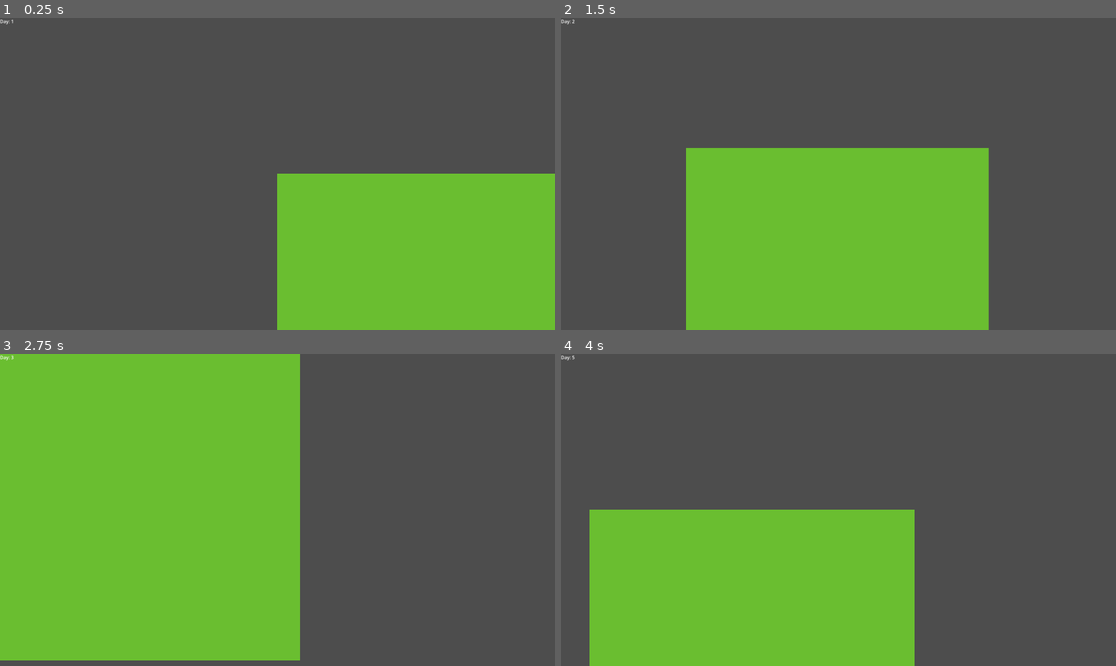
Above: before the commit, frames 1-4 (two rows, left to right).
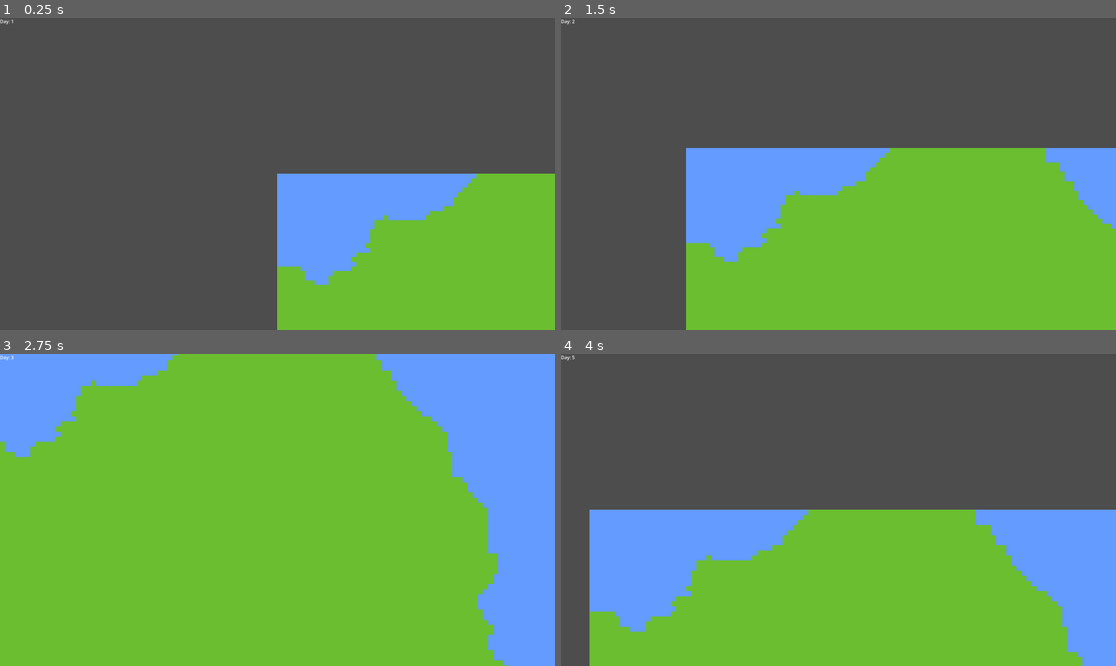
Above: after the commit, the same moments.

Repository: PowerThePowerfullest64/UntitledMapGame
Game: Godot game, scene res://main.tscn
The game is run twice, just before and just after one commit, with the same random seed, the same clock (stepped at 60 frames per second) and the same inputs.
Inputs (mouse positions are in pixels of both pictures, inside the frame that each line leads up to):
- Up to frame 1 (0.25 s): no input
- Up to frame 2 (1.5 s): tap Enter at 0.5 s; move the mouse to (960, 158) at 0.52 s; hold D (move_right) 0.53-1.28 s; tap Mouse wheel up (zoom_in) at 0.6 s; move the mouse to (727, 189) at 1.27 s; hold S (move_down) from 1.28 s (still down); tap Mouse wheel down (zoom_out) at 1.35 s
- Up to frame 3 (2.75 s): move the mouse to (333, 441) at 2.02 s; release S (move_down) at 2.03 s; hold D (move_right) from 2.03 s (still down); tap Mouse wheel up (zoom_in) at 2.1 s
- Up to frame 4 (4 s): move the mouse to (810, 572) at 2.77 s; release D (move_right) at 2.78 s; hold W (move_up) 2.78-3.53 s; tap Mouse wheel down (zoom_out) at 2.85 s; move the mouse to (1005, 556) at 3.52 s; hold A (move_left) from 3.53 s (still down); tap Mouse wheel up (zoom_in) at 3.6 s

The runs differ from the first frame. In frame 1, 7.4% of the frame differs, in the area x 49-86%, y 49-86%; in frame 2, 21%; in frame 3, 52%, in the area x 0-100%, y 0-100%; in frame 4, 27%.

Commit message:
Added Chunked Loading for Cells and Switched Cells from Being a Class to Arrays

Diff:
--- a/cell.gd
+++ /dev/null
@@ -1,10 +0,0 @@
-class_name Cell extends Object
-
-var id: int
-var population: float = 100.0
-
-func _init(_id: int) -> void:
-	id = _id
-
-func update() -> void:
-	population += population * 0.005 # grow pop
--- a/map_manager.gd
+++ b/map_manager.gd
@@ -1,39 +1,75 @@
 extends Node
 
-var cells: Array[Cell] = []
+var population: PackedFloat32Array
 
-const width: int = 64
-const height: int = 64
+const width: int = 512
+const height: int = 512
 
 var cell_count: int # how many cells exist
 
 var tilemaplayer: TileMapLayer
 
+var updating_cells: bool = false
+var cell_index: int = 0
+var cell_updates_per_frame: int = 0
+
+var noise: FastNoiseLite = FastNoiseLite.new()
+
 func initialize() -> void:
+
 	cell_count = width * height
 
 	tilemaplayer = get_node("/root/main/TileMapLayer")
 
+	population = PackedFloat32Array()
+
+	population.resize(cell_count)
+
+	noise.seed = randi_range(0, pow(2, 31)-1)
+	noise.frequency = 0.005
+	noise.fractal_octaves = 24
+
 	for i in range(cell_count):
-		cells.append(Cell.new(i))
+		population[i] = 100.0
 
 		var x: int = i % width
-		var y: int = int(float(i) / float(width)) # changed it to remove the warning :(
+		var y: int = i / width
 
 		var pos_2d: Vector2i = Vector2i(x, y)
+		var value: float = (noise.get_noise_2d(x, y) + 1.0) * 0.5
+		var atlas: Vector2i = Vector2i.ZERO if value < 0.45 else Vector2i(1, 0)
 
-		tilemaplayer.set_cell(pos_2d, 0, Vector2i.ZERO)
+		tilemaplayer.set_cell(pos_2d, 0, atlas)
 
 	TimeManager.day_passed.connect(tick)
 
 
-func update_cells() -> void:
-	for i in range(cell_count):
-		cells[i].update()
-
 func _ready() -> void:
 	initialize()
 
+func _process(_delta: float) -> void:
+	if not updating_cells: return
+
+	if cell_index >= cell_count:
+		updating_cells = false
+		print("Finished Updating Cells")
+		return
+
+	var cells_left: int = cell_count - cell_index
+
+	var count: int = min(cell_updates_per_frame, cells_left)
+	var end_index: int = cell_index + count
+
+	for i in range(cell_index, end_index):
+		population[i] *= 1.005
+
+	cell_index += end_index
+
 func tick(_day: int) -> void:
-	update_cells()
-	print("Updated Cells!")
+	updating_cells = true
+	cell_index = 0
+
+	var frames_to_update_cells: int = int(60.0 / TimeManager.tps)
+	cell_updates_per_frame = ceil(cell_count / float(frames_to_update_cells))
+
+	print("Started Updating Cells")
--- a/observer_camera.gd
+++ b/observer_camera.gd
@@ -3,6 +3,9 @@
 @export var speed: float = 750.0
 @export var zoom_sensitivity: float = 1.0
 @export var zoom_rate: float = 10.0
+
+@export var min_zoom: float = 0.1
+@export var max_zoom: float = 10.0
 
 var target_zoom: Vector2
 
@@ -24,3 +27,6 @@
 		target_zoom *= 1.0 + (0.1 * zoom_sensitivity)
 	elif Input.is_action_just_pressed("zoom_out"):
 		target_zoom /= 1.0 + (0.1 * zoom_sensitivity)
+
+	# cap zoom
+	target_zoom = Vector2(max(min(target_zoom.x, max_zoom), min_zoom), max(min(target_zoom.y, max_zoom), min_zoom))
--- a/project.godot
+++ b/project.godot
@@ -13,6 +13,7 @@
 config/name="UntitledMapGame"
 run/main_scene="uid://43hb11is8lmv"
 config/features=PackedStringArray("4.6", "Forward Plus")
+run/max_fps=60
 config/icon="res://icon.svg"
 
 [autoload]
@@ -30,7 +31,7 @@
 window/size/viewport_width=1920
 window/size/viewport_height=1080
 window/size/mode=3
-window/vsync/vsync_mode=0
+window/vsync/vsync_mode=2
 
 [input]
 
Not shown, removed: cell.gd.uid
